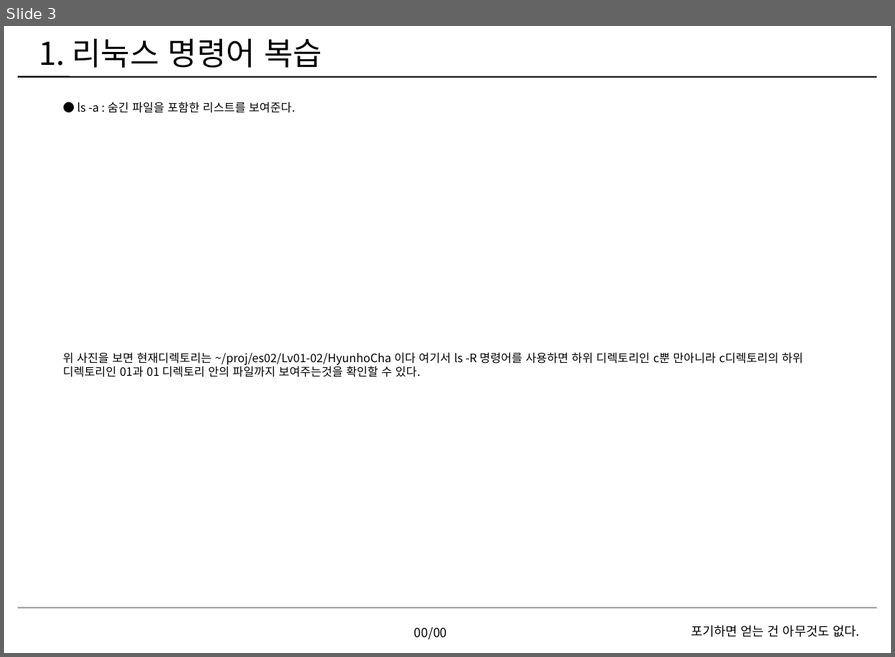
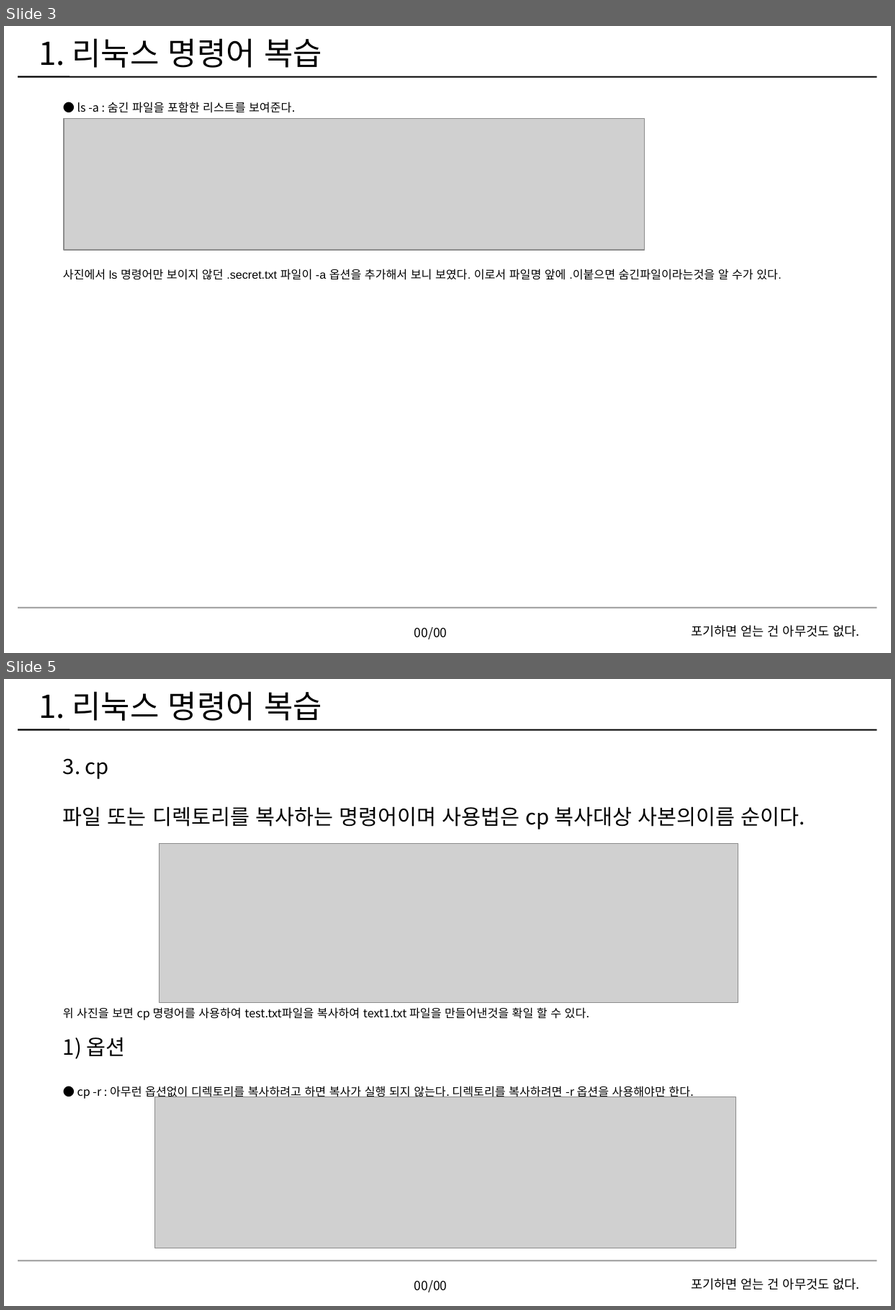
Before and after one commit to EmbeddedSchoolRepo/Lv01-02, a slide deck: HyunhoCha/homework/c/01/차현호1회차숙제.pptx. Shown one above the other, each under a label of ours: slide 3 before the commit, slides 3 and 5 after it; the slides between them are not shown. The pictures are 895x657 and 895x1310 pixels, drawn with LibreOffice and Linux fonts; fonts in the diff are those of the drawing; grey boxes stand for pictures; background and template pictures are left out. Boxes give left, top, right and bottom in pixels: in the first picture for what was removed or moved away, otherwise in the second. Text is boxed around its words. In the diff, an @@ line names an element or a change of style, - is before the commit and + after.

```diff
--- a/HyunhoCha/homework/c/01/차현호1회차숙제.pptx
+++ b/HyunhoCha/homework/c/01/차현호1회차숙제.pptx
@@ slide 5 added at box(4, 679, 891, 1306), background #FFFFFF; not listed: 3 template elements that a slide beside it also shows @@
@@ text added at box(39, 691, 322, 721), 30 pt, text #000000 @@
+1. 리눅스 명령어 복습
@@ text added at box(63, 758, 805, 1099), 11 pt, text #000000 @@
+3. cp
+파일 또는 디렉토리를 복사하는 명령어이며 사용법은 cp 복사대상 사본의이름 순이다.
+위 사진을 보면 cp 명령어를 사용하여 test.txt파일을 복사하여 text1.txt 파일을 만들어낸것을 확일 할 수 있다.
+1) 옵션
+● cp -r : 아무런 옵션없이 디렉토리를 복사하려고 하면 복사가 실행 되지 않는다. 디렉토리를 복사하려면 -r 옵션을 사용해야만 한다.
@@ picture added at box(160, 844, 738, 1003) @@
@@ picture added at box(155, 1097, 736, 1248) @@
@@ text added at box(414, 1280, 448, 1292), 12 pt, text #000000 @@
+00/00
@@ slide 3 changed as well @@
@@ picture added at box(64, 119, 646, 250) @@
@@ text at box(63, 269, 781, 280): text changed; font Noto Sans CJK KR to Arial @@
-위 사진을 보면 현재디렉토리는 ~/proj/es02/Lv01-02/HyunhoCha 이다 여기서 ls -R 명령어를 사용하면 하위 디렉토리인 c뿐 만아니라 c디렉토리의 하위 디렉토리인 01과 01 디렉토리 안의 파일까지 보여주는것을 확인할 수 있다.
+사진에서 ls 명령어만 보이지 않던 .secret.txt 파일이 -a 옵션을 추가해서 보니 보였다. 이로서 파일명 앞에 .이붙으면 숨긴파일이라는것을 알 수가 있다.
```
Also in this commit, not shown: 9 other slides added, 1 slide removed.
